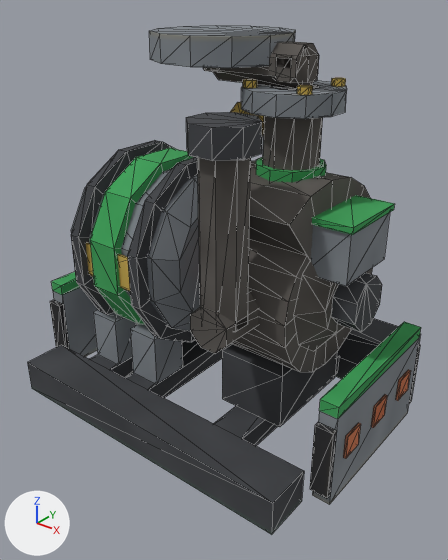
A saved change to the OBJ model src/main/resources/assets/eln/model/steamturbine50v/steamturbine50v.obj.
The view is the same before and after, from a camera (50 mm lens) standing at (0.977, -1.218, 0.608) and looking at (0.038, -0.044, -0.119). Every picture has the same lights, and +X, +Y and +Z are marked at lower left. The older version comes first. Mesh edges are drawn as thin lines. Where no turn or scale is listed for an object, it has been applied to the vertices.

Objects in the first picture: 'main'.
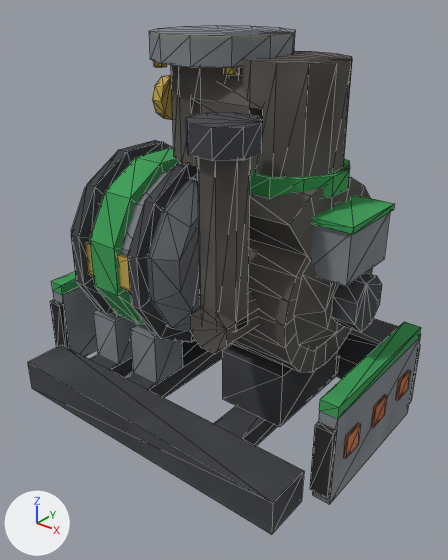
Location of each change, [x1, y1, x2, y2] in pixels of the pictures (448 x 560 px; the box of a moved part takes in the faces that stretch with it):
part 1 of me_main, moved or reshaped
    before: [243, 79, 257, 88]
    after: [224, 68, 238, 75]
part 2 of me_main, moved or reshaped
    before: [297, 85, 313, 95]
    after: [153, 61, 167, 67]
part 3 of me_main, moved or reshaped (not visible afterwards)
    before: [331, 78, 346, 87]
part 4 of me_main, moved or reshaped (mostly hidden before)
    before: [231, 102, 264, 135]
    after: [152, 75, 173, 120]
part 5 of me_main, rebuilt
    before: [256, 157, 326, 182]
    after: [250, 159, 350, 198]
part 6 of me_main, added
    after: [239, 51, 352, 178]
part 7 of me_main, added
    after: [190, 69, 262, 119]
part 8 of me_main, added
    after: [171, 65, 239, 166]
part 9 of me_main, deleted
    before: [203, 53, 347, 171]
part 10 of me_main, deleted
    before: [211, 41, 319, 88]

What the commit changed:
me_main is used by ob_main; location (0.0, 0.0, 0.0).
me_main had 884 vertices, 1366 faces and spanned x -0.5..0.5, y -0.375..0.375, z -0.5..0.5.
me_main now has 816 vertices, 1268 faces and spans x -0.5..0.5, y -0.375..0.375, z -0.5..0.5.
me_main part 1: the loose piece of 12 vertices spanning x 0.119..0.146, y -0.086..-0.055, z 0.392..0.408 is moved by (-0.026, -0.035, 0.03).
me_main part 2: the loose piece of 12 vertices spanning x 0.26..0.287, y -0.086..-0.055, z 0.392..0.408 is moved by (-0.38, -0.035, 0.03).
me_main part 3: the loose piece of 12 vertices spanning x 0.26..0.287, y 0.055..0.086, z 0.392..0.408 is moved by (-0.168, 0.035, 0.03).
me_main part 4: the loose piece of 20 vertices spanning x 0.056..0.087, y -0.056..0.056, z 0.237..0.344 is moved by (-0.244, 0.0, 0.039).
me_main part 5: the loose piece of 20 vertices spanning x 0.123..0.283, y -0.084..0.084, z 0.189..0.22 is rebuilt with 24 vertices and now spans x 0.067..0.339, y -0.136..0.136, z 0.174..0.22.
me_main part 6: a new loose piece of 24 vertices spanning x 0.082..0.324, y -0.121..0.121, z 0.142..0.455, in mat_atlas (picture img_tex_png).
me_main part 7: a new loose piece of 24 vertices spanning x 0.0..0.203, y -0.121..0.121, z 0.209..0.451, in mat_atlas (picture img_tex_png).
me_main part 8: a new loose piece of 24 vertices spanning x -0.121..0.121, y -0.121..0.121, z 0.205..0.438, in mat_atlas (picture img_tex_png).
me_main part 9: 7 loose pieces with 128 vertices, spanning x -0.046..0.318, y -0.115..0.115, z -0.165..0.469, are deleted.
Part 10, on me_main:
16 vertices are removed from x 0.0..0.234, y -0.046..0.046, z 0.391..0.484.
22 faces are deleted.
Other edits to the shape of me_main do not show in these pictures.
